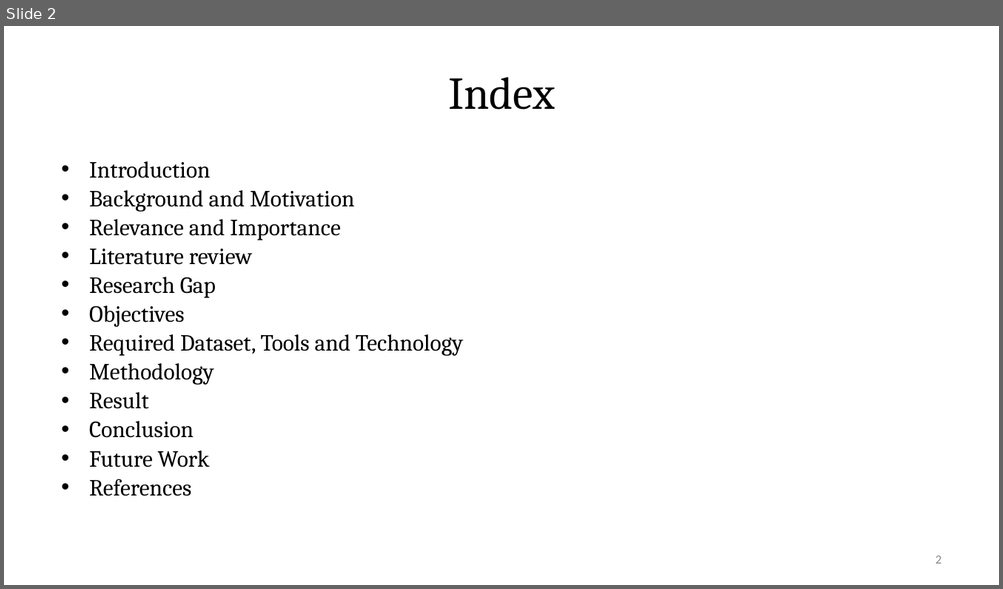
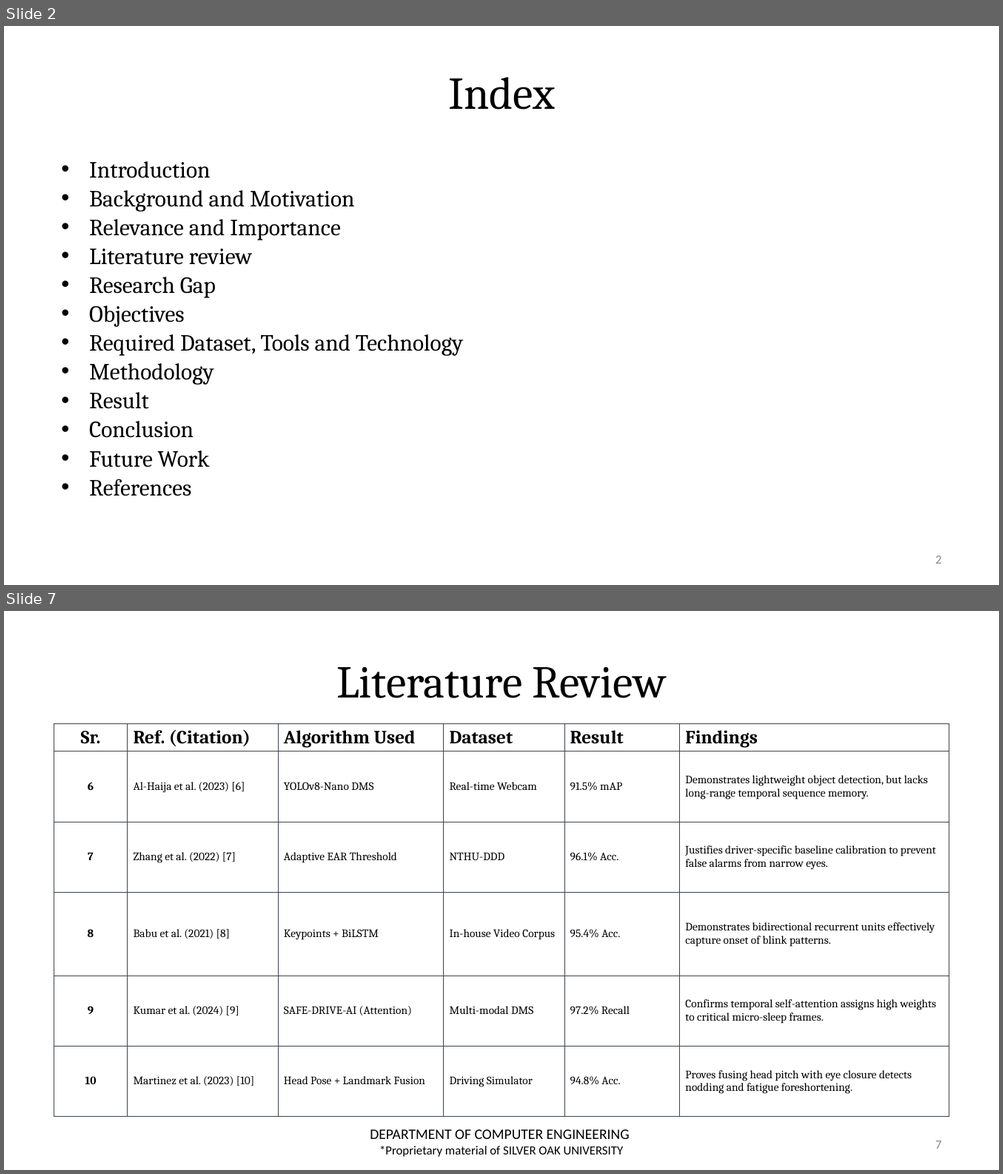
Before and after one commit to zoro1126/ALERT, a slide deck: review_docs/Review-2/NEW_Presentation_ALERT_CE_AIML_31.pptx. Shown one above the other, each under a label of ours: slide 2 before the commit, slides 2 and 7 after it; the slides between them are not shown. The pictures are 1003x589 and 1003x1174 pixels, drawn with LibreOffice and Linux fonts; fonts in the diff are those of the drawing; background and template pictures are left out. Boxes give left, top, right and bottom in pixels: in the first picture for what was removed or moved away, otherwise in the second. Text is boxed around its words. In the diff, an @@ line names an element or a change of style, - is before the commit and + after.

```diff
--- a/review_docs/Review-2/NEW_Presentation_ALERT_CE_AIML_31.pptx
+++ b/review_docs/Review-2/NEW_Presentation_ALERT_CE_AIML_31.pptx
@@ slide 7 added at bbox=[4, 611, 999, 1170], background #FFFFFF @@
@@ title added at bbox=[336, 667, 666, 698], 44 pt, text #000000 @@
+Literature Review
@@ table added at bbox=[54, 723, 950, 1117], 6 rows, 6 columns @@
+Sr. | Ref. (Citation) | Algorithm Used | Dataset | Result | Findings
+6 | Al-Haija et al. (2023) [6] | YOLOv8-Nano DMS | Real-time Webcam | 91.5% mAP | Demonstrates lightweight object detection, but lacks long-range temporal sequence memory.
+7 | Zhang et al. (2022) [7] | Adaptive EAR Threshold | NTHU-DDD | 96.1% Acc. | Justifies driver-specific baseline calibration to prevent false alarms from narrow eyes.
+8 | Babu et al. (2021) [8] | Keypoints + BiLSTM | In-house Video Corpus | 95.4% Acc. | Demonstrates bidirectional recurrent units effectively capture onset of blink patterns.
+9 | Kumar et al. (2024) [9] | SAFE-DRIVE-AI (Attention) | Multi-modal DMS | 97.2% Recall | Confirms temporal self-attention assigns high weights to critical micro-sleep frames.
+10 | Martinez et al. (2023) [10] | Head Pose + Landmark Fusion | Driving Simulator | 94.8% Acc. | Proves fusing head pitch with eye closure detects nodding and fatigue foreshortening.
@@ text added at bbox=[370, 1130, 629, 1157], 12 pt, text #000000 @@
+DEPARTMENT OF COMPUTER ENGINEERING
+*Proprietary material of SILVER OAK UNIVERSITY
@@ page number added at bbox=[935, 1141, 941, 1149], 12 pt, text #888888 @@
+7
```
Also in this commit, not shown: 13 slides changed, 4 other slides added, 5 slides removed, 9 other files.
